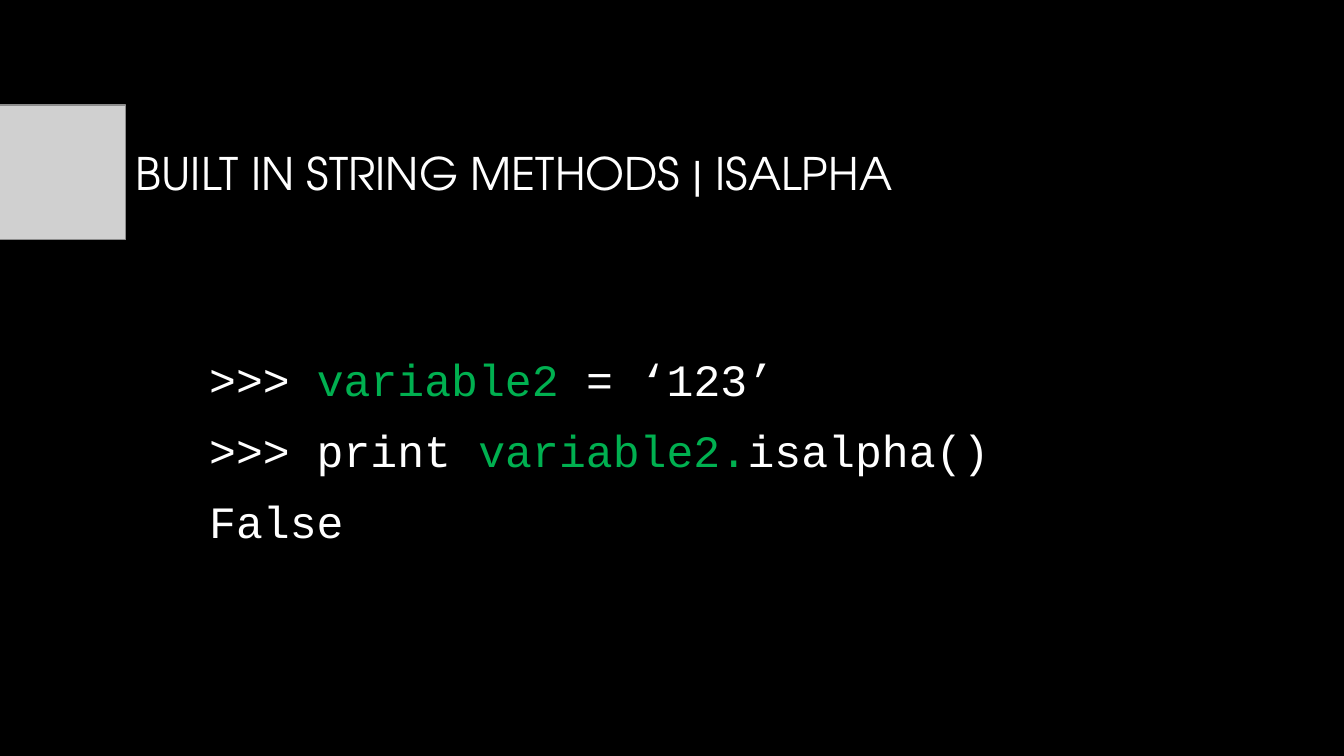
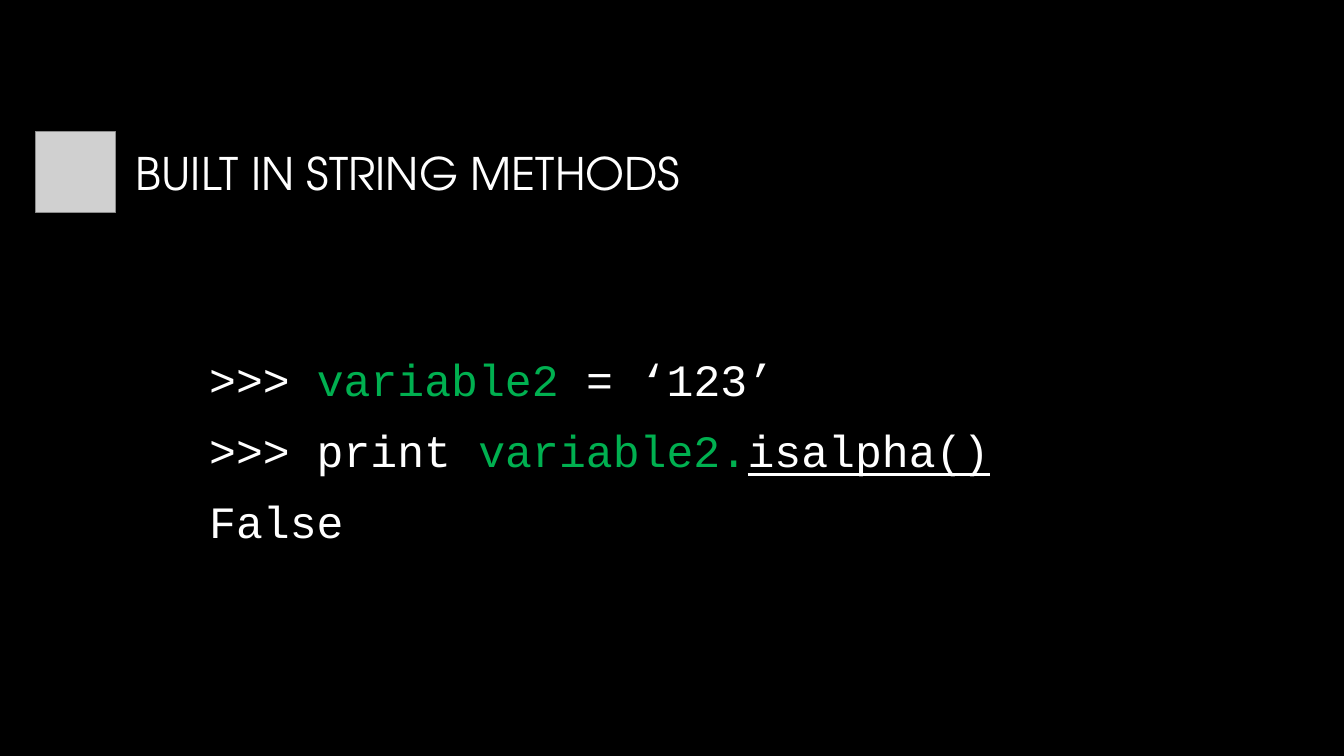
Before and after one commit to CSUMBPelicanCollective/CST205, a slide deck: slide 10 of howe_d_labs/lab10/lab10-presentation_howe_d.pptx (slide 3 before the commit). Drawn at 1344x756 pixels with LibreOffice and Linux fonts; fonts in the diff are those of the drawing; grey boxes stand for pictures; background and template pictures are left out. Boxes give left, top, right and bottom in pixels: in the first picture for what was removed or moved away, otherwise in the second. Text is boxed around its words. In the diff, an @@ line names an element or a change of style, - is before the commit and + after.

```diff
--- a/howe_d_labs/lab10/lab10-presentation_howe_d.pptx
+++ b/howe_d_labs/lab10/lab10-presentation_howe_d.pptx
@@ picture: place and size @@
-picture at bbox=[0, 105, 125, 239]
+picture at bbox=[35, 132, 116, 213]
@@ title at bbox=[136, 156, 681, 191]: text changed @@
-BUILT IN STRING METHODS | ISALPHA
+BUILT IN STRING METHODS
@@ text at bbox=[317, 435, 989, 477]: underline on in "variable2.isalpha()" @@
```
Also in this commit, not shown: 8 other slides changed, 5 slides added, 4 slides removed, 2 other files.
